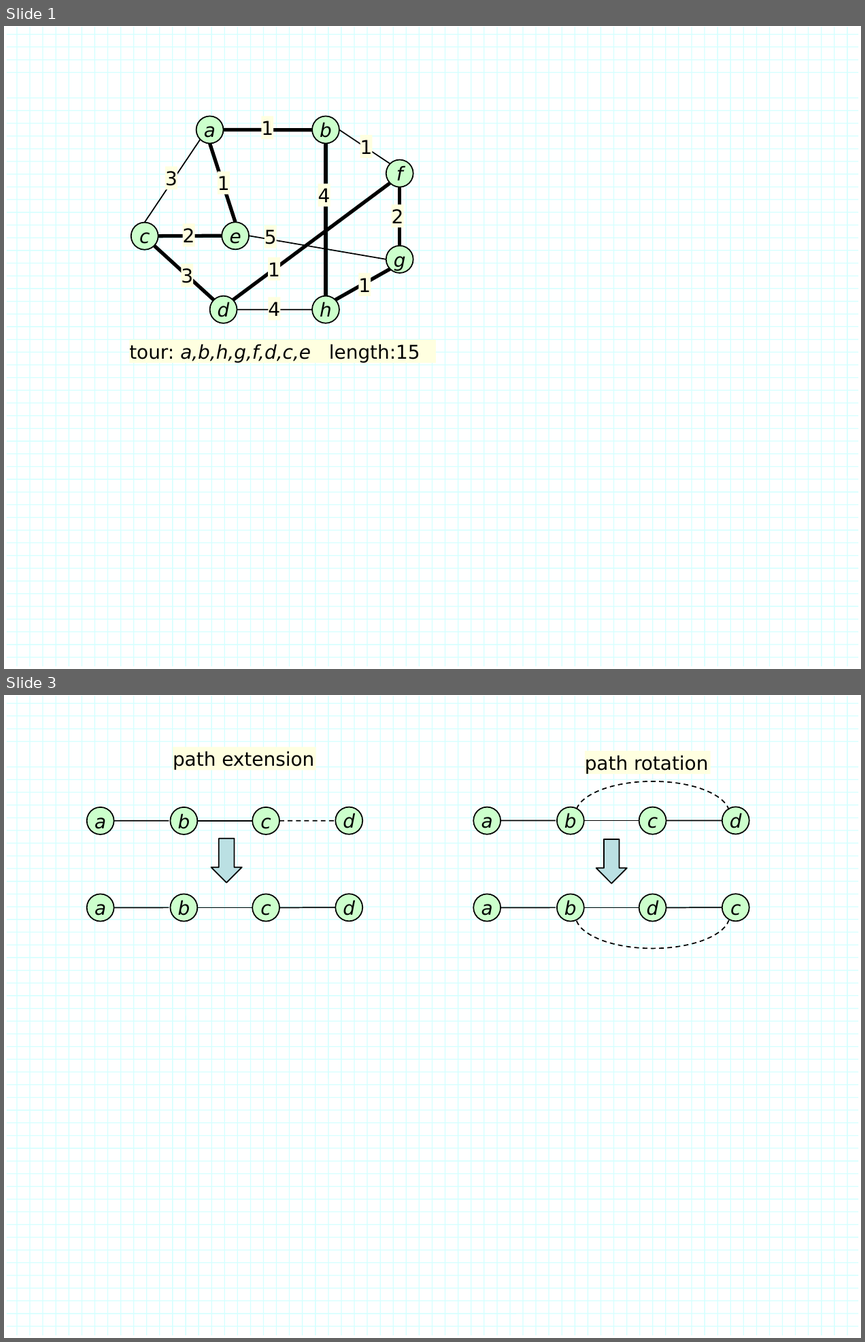
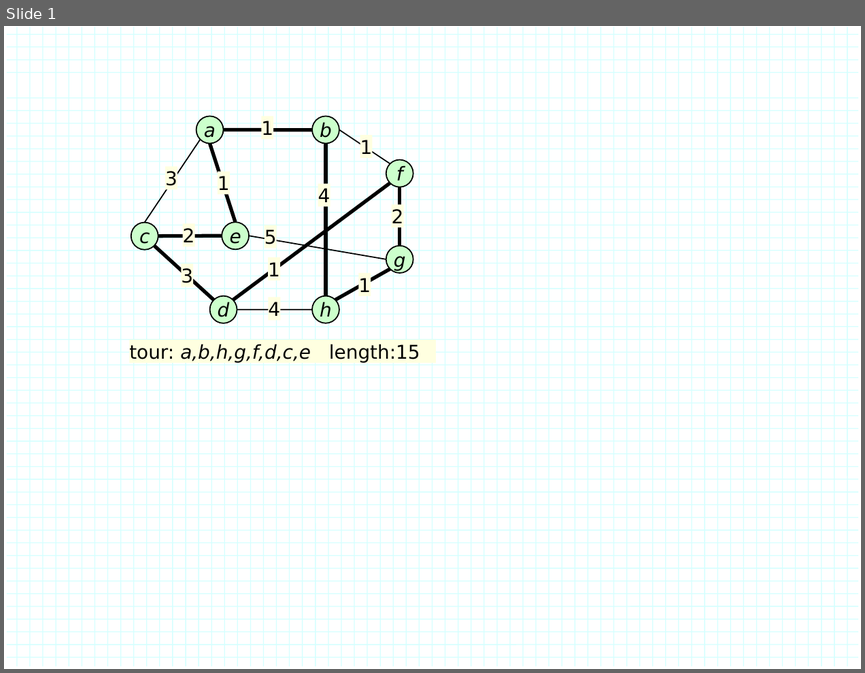
Before and after one commit to jonturner53/gads, a slide deck: approxAlgorithms/tsp/figs.pptx. Shown one above the other, each under a label of ours: slides 1 and 3 before the commit, slide 1 after it; the slides between them are not shown. The pictures are 865x1342 and 865x673 pixels, drawn with LibreOffice and Linux fonts; fonts in the diff are those of the drawing. Boxes give left, top, right and bottom in pixels: in the first picture for what was removed or moved away, otherwise in the second. Text is boxed around its words. In the diff, an @@ line names an element or a change of style, - is before the commit and + after.

```diff
--- a/approxAlgorithms/tsp/figs.pptx
+++ b/approxAlgorithms/tsp/figs.pptx
@@ slide 3 removed at (x1=4, y1=695, x2=861, y2=1338), background #FFFFFF; not listed: 114 template elements that a slide beside it also shows @@
@@ group removed at (x1=87, y1=747, x2=749, y2=948): 16 ellipses, 12 lines, 2 down arrows, 2 arc (boxed as its full ellipse)s, 2 rectangles @@
-a
-c
-b
-d
-a
-c
-b
-d
-a
-c
-b
-d
-a
-d
-b
-c
-path extension
-path rotation
```
Also in this commit, not shown: 1 slide changed, 4 slides added, 3 other slides removed, 1 other file.
